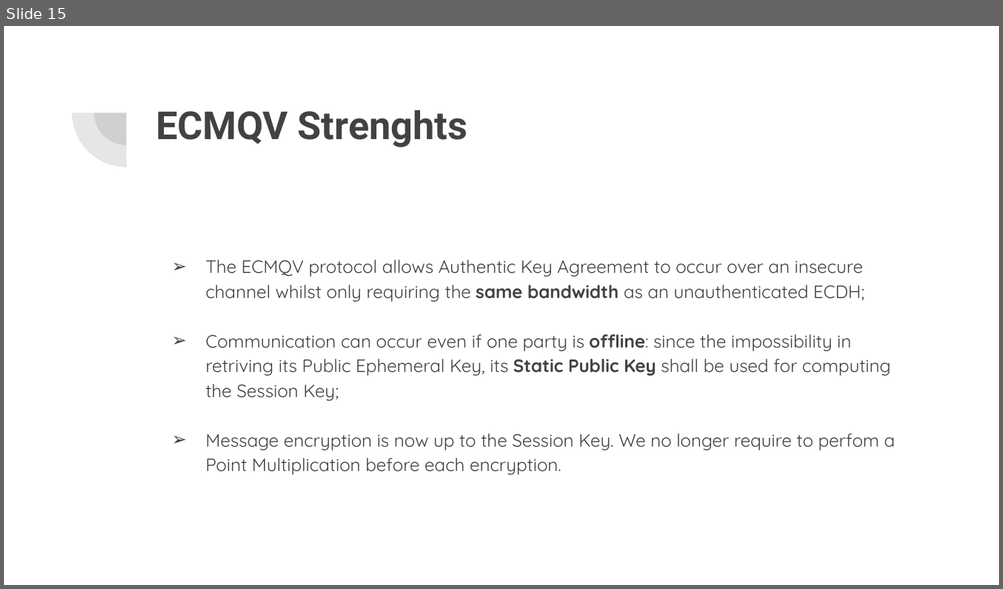
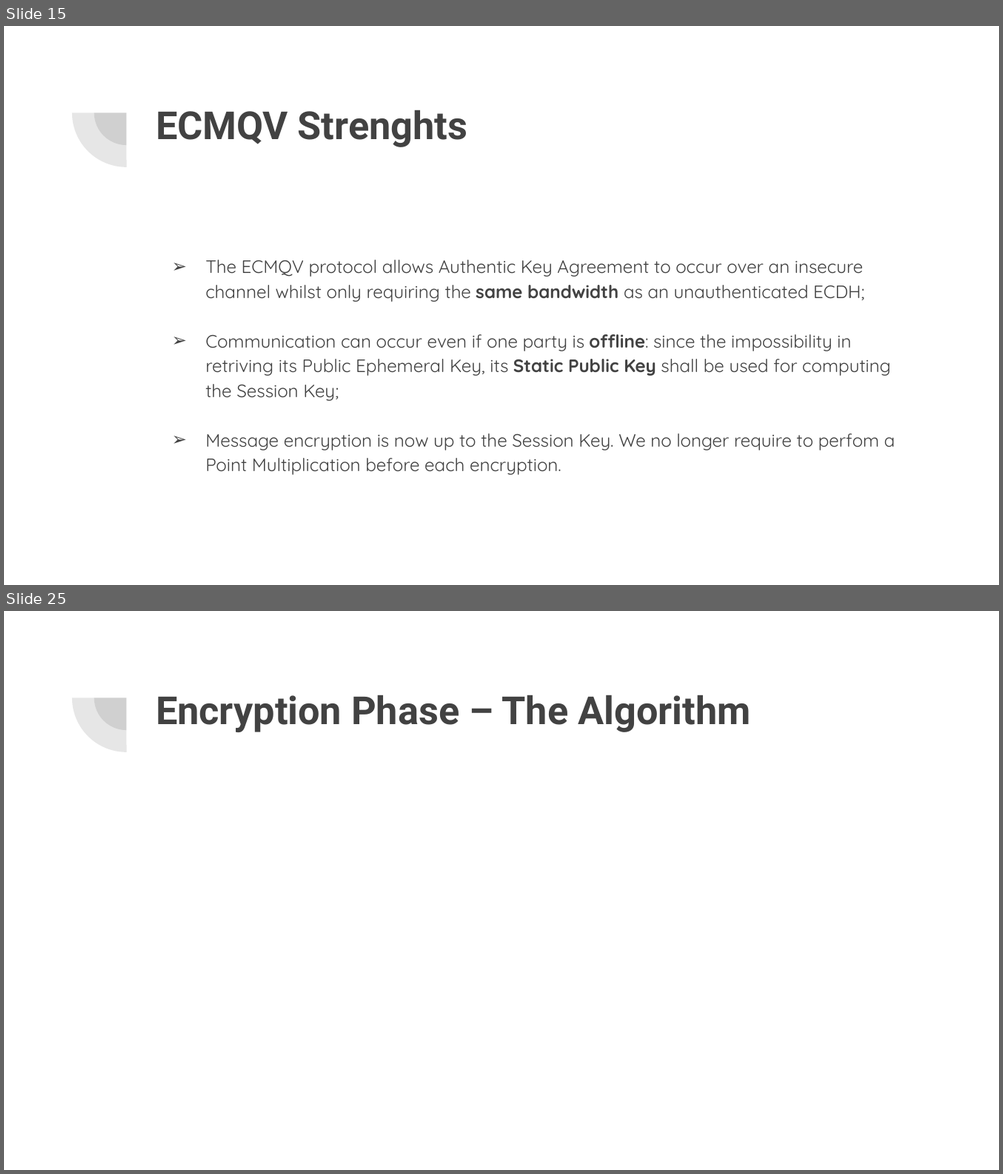
Before and after one commit to Mark692/ECC-Java, a slide deck: ECMQV.pptx. Shown one above the other, each under a label of ours: slide 15 before the commit, slides 15 and 25 after it; the slides between them are not shown. The pictures are 1003x589 and 1003x1174 pixels, drawn with LibreOffice and Linux fonts; fonts in the diff are those of the drawing; grey boxes stand for pictures. Boxes give left, top, right and bottom in pixels: in the first picture for what was removed or moved away, otherwise in the second. Text is boxed around its words. In the diff, an @@ line names an element or a change of style, - is before the commit and + after.

```diff
--- a/ECMQV.pptx
+++ b/ECMQV.pptx
@@ slide 25 added at (4, 611, 999, 1170), background #FFFFFF; not listed: 2 template elements that a slide beside it also shows @@
@@ title added at (156, 695, 750, 732), 28 pt, text #424242, bold @@
+Encryption Phase – The Algorithm
```
Also in this commit, not shown: 2 slides changed, 20 other slides added, 2 slides removed.
